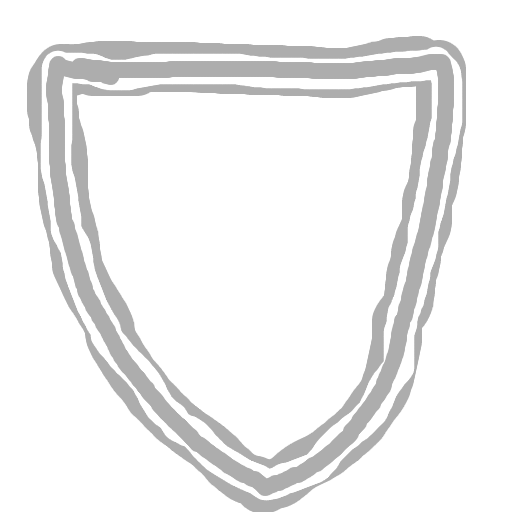
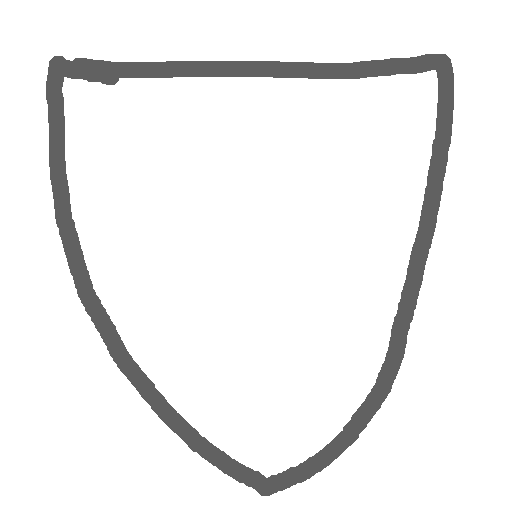
Layer changes from the first 512px x 512px image to the second:
painted on "GreySymbol.png" over 46, 54, 454, 496
hid "Layer #1" over 40, 46, 463, 501
hid "Layer" over 27, 36, 466, 512
